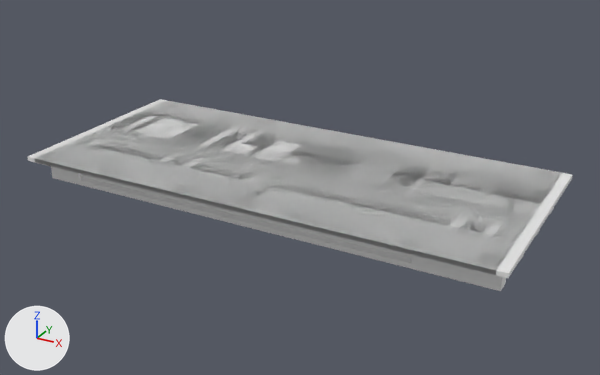
An edit to the OBJ model IFC/PSC/Darbhanga/Sup_Str/D_25_3L_NF_P/model.obj, drawn before and after from the same camera.
The view is the same before and after, from a 50 mm camera at (32.1, -30.6, 16.3) aimed at (13.0, 4.2, -1.1). Every picture has the same lights, and +X, +Y and +Z are marked at lower left. The picture after the commit comes second. Materials are left out; every surface is plain grey. Where no turn or scale is listed for an object, it has been applied to the vertices. Vertices at exactly the same position are counted once.

Before the edit, the objects in view are built like this:
```python
me_model = bpy.data.meshes.new('model')
me_model.from_pydata(...)  # 4720 vertices, 14132 faces; spans x -0.5..25.5, y -1.4..10.1, z -1.5..0.0
ob_model = bpy.data.objects.new('model', me_model)
ob_model.location = (0.0, 0.0, 0.0)
```
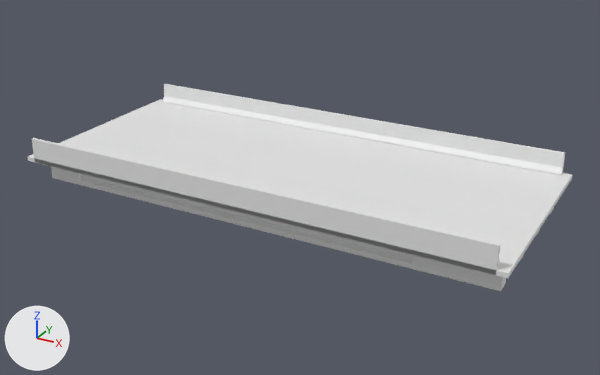
Pixel boxes (x1, y1, x2, y2) of what changed, in the pictures (600 x 375 px):
'model', reshaped (8% taller)
    before: (27, 99, 573, 291)
    after: (27, 84, 573, 291)
part 1 of me_model, added
    after: (32, 84, 565, 270)

The change, as a list of edits to the scene's bpy script:
```text
Change me_model:
    used by ob_model
    remove me_model.from_pydata(...)  # 4720 vertices, 14132 faces; spans x -0.5..25.5, y -1.4..10.1, z -1.5..0.0
    add me_model.from_pydata(...)  # 4752 vertices, 14178 faces; spans x -0.5..25.5, y -1.4..10.1, z -1.5..1.1
    me_model part 1
    18 vertices are added at x 0.0..25.0, y -1.4..10.1, z 0.0..1.1
    14 new vertices lie (25.0, 0.0, 0.0) away from vertices in x 0.0, y -1.3..9.9, z 0.0..1.1
    46 new faces join them
```
